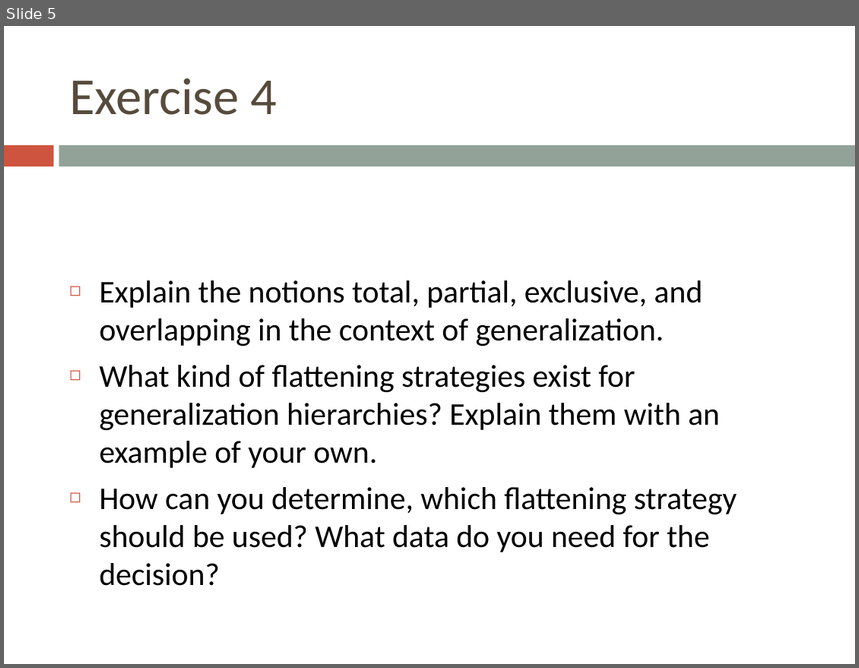
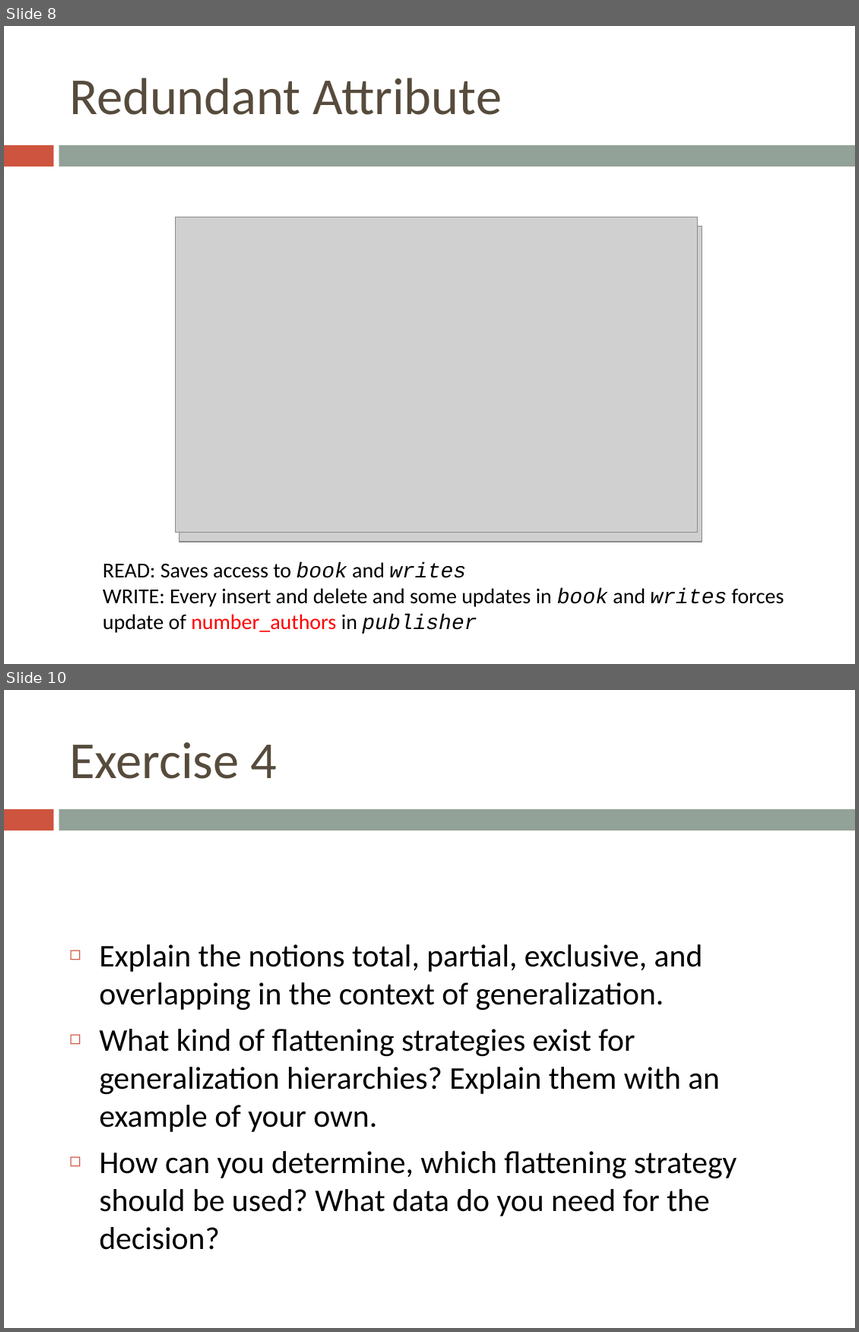
Before and after one commit to bugxd/DBTech, a slide deck: Assignment_4.pptx. Shown one above the other, each under a label of ours: slide 5 before the commit, slides 8 and 10 after it; the slides between them are not shown. The pictures are 859x668 and 859x1332 pixels, drawn with LibreOffice and Linux fonts; fonts in the diff are those of the drawing; grey boxes stand for pictures. Boxes give left, top, right and bottom in pixels: in the first picture for what was removed or moved away, otherwise in the second. Text is boxed around its words. In the diff, an @@ line names an element or a change of style, - is before the commit and + after.

```diff
--- a/Assignment_4.pptx
+++ b/Assignment_4.pptx
@@ slide 8 added at (4,26,855,664), background #FFFFFF; not listed: 2 template elements that a slide beside it also shows @@
@@ title added at (69,78,502,115), 44 pt, text #564B3C @@
+Redundant Attribute
@@ picture added at (175,217,698,532) @@
@@ picture added at (180,226,702,542) @@
@@ text added at (103,563,785,634), 18 pt, text #000000 @@
+READ: Saves access to book and writes
+WRITE: Every insert and delete and some updates in book and writes forces update of number_authors in publisher
@@ what was slide 5 is now slide 10 @@
```
Also in this commit, not shown: 4 other slides added.
